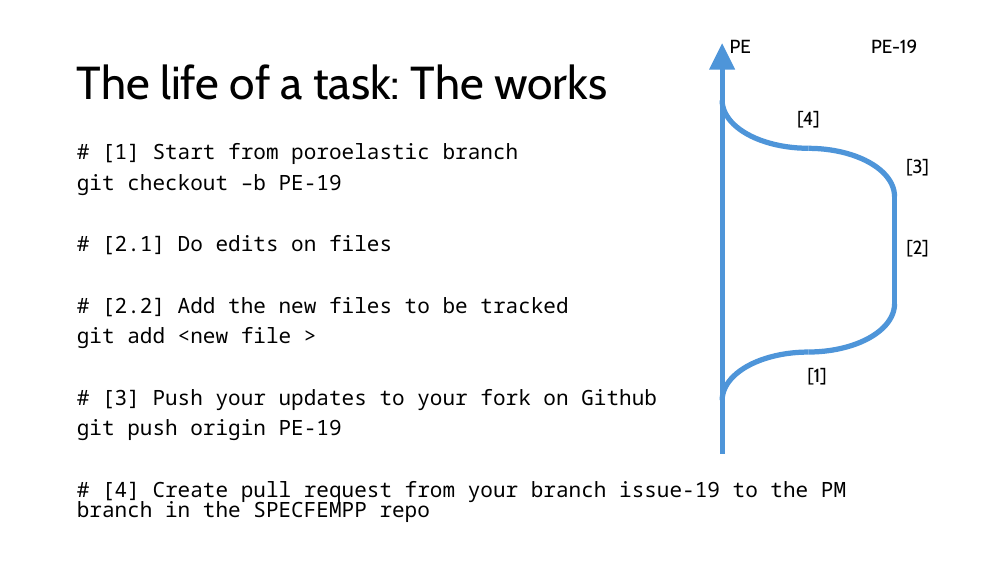
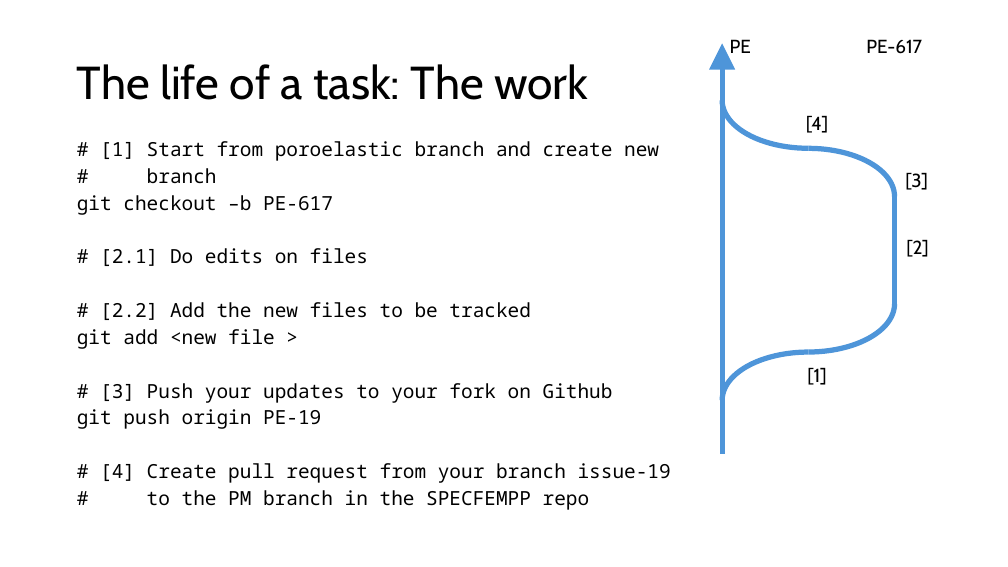
Before and after one commit to PrincetonUniversity/specfempp-notes, a slide deck: slide 13 of presentations/2025/03/Princeton_LLNL_Hackathon/Git_development_Workflow.pptx. Drawn at 1008x567 pixels with LibreOffice and Linux fonts; fonts in the diff are those of the drawing. Boxes give left, top, right and bottom in pixels: in the first picture for what was removed or moved away, otherwise in the second. Text is boxed around its words. In the diff, an @@ line names an element or a change of style, - is before the commit and + after.

Commit message:
Final slide update

```diff
--- a/presentations/2025/03/Princeton_LLNL_Hackathon/Git_development_Workflow.pptx
+++ b/presentations/2025/03/Princeton_LLNL_Hackathon/Git_development_Workflow.pptx
@@ text at (x1=866, y1=39, x2=922, y2=54): text changed @@
-PE-19
+PE-617
@@ title at (x1=77, y1=64, x2=588, y2=100): text changed @@
-The life of a task: The works
+The life of a task: The work
@@ text "[4]" moved from (x1=797, y1=110, x2=819, y2=128) to (x1=806, y1=115, x2=828, y2=133) @@
@@ text at (x1=77, y1=141, x2=659, y2=215): text changed; size 20 to 18.5 pt @@
-# [1] Start from poroelastic branch
-git checkout –b PE-19
+# [1] Start from poroelastic branch and create new
+# branch
+git checkout –b PE-617
@@ text "[3]" moved from (x1=906, y1=158, x2=929, y2=176) to (x1=905, y1=172, x2=928, y2=190) @@
@@ text at (x1=77, y1=248, x2=613, y2=429): size 20 to 18.5 pt in "# [2.1] Do edits on files", "# [2.2] Add the new files to ...", "git add <new file >", "# [3] Push your updates to your ..." and 1 more places; line spacing 0.8 to 0.7 @@
@@ text at (x1=100, y1=463, x2=671, y2=510): text changed; size 20 to 18.5 pt @@
-# [4] Create pull request from your branch issue-19 to the PM branch in the SPECFEMPP repo
+# [4] Create pull request from your branch issue-19
+# to the PM branch in the SPECFEMPP repo
```
Also in this commit, not shown: 5 other slides changed, 3 slides added.
